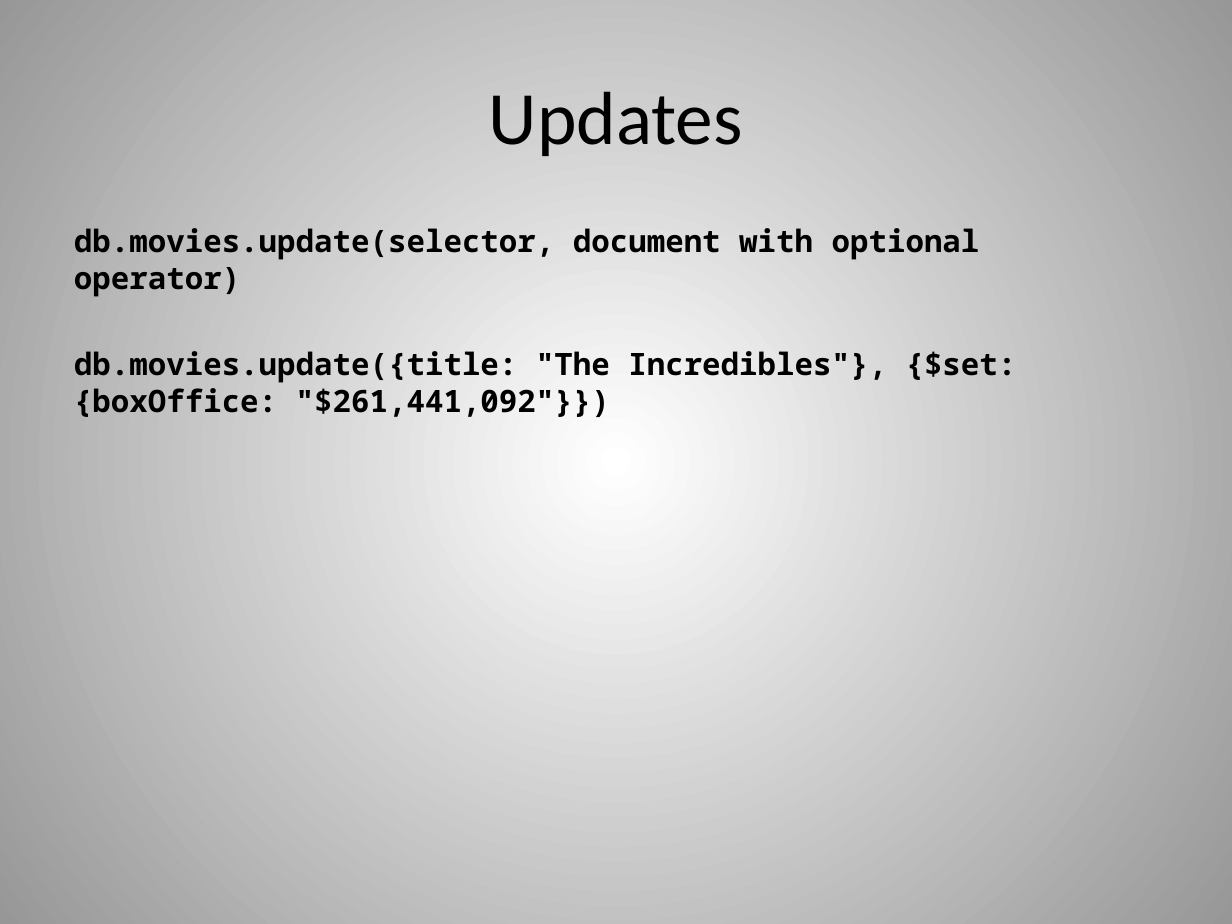
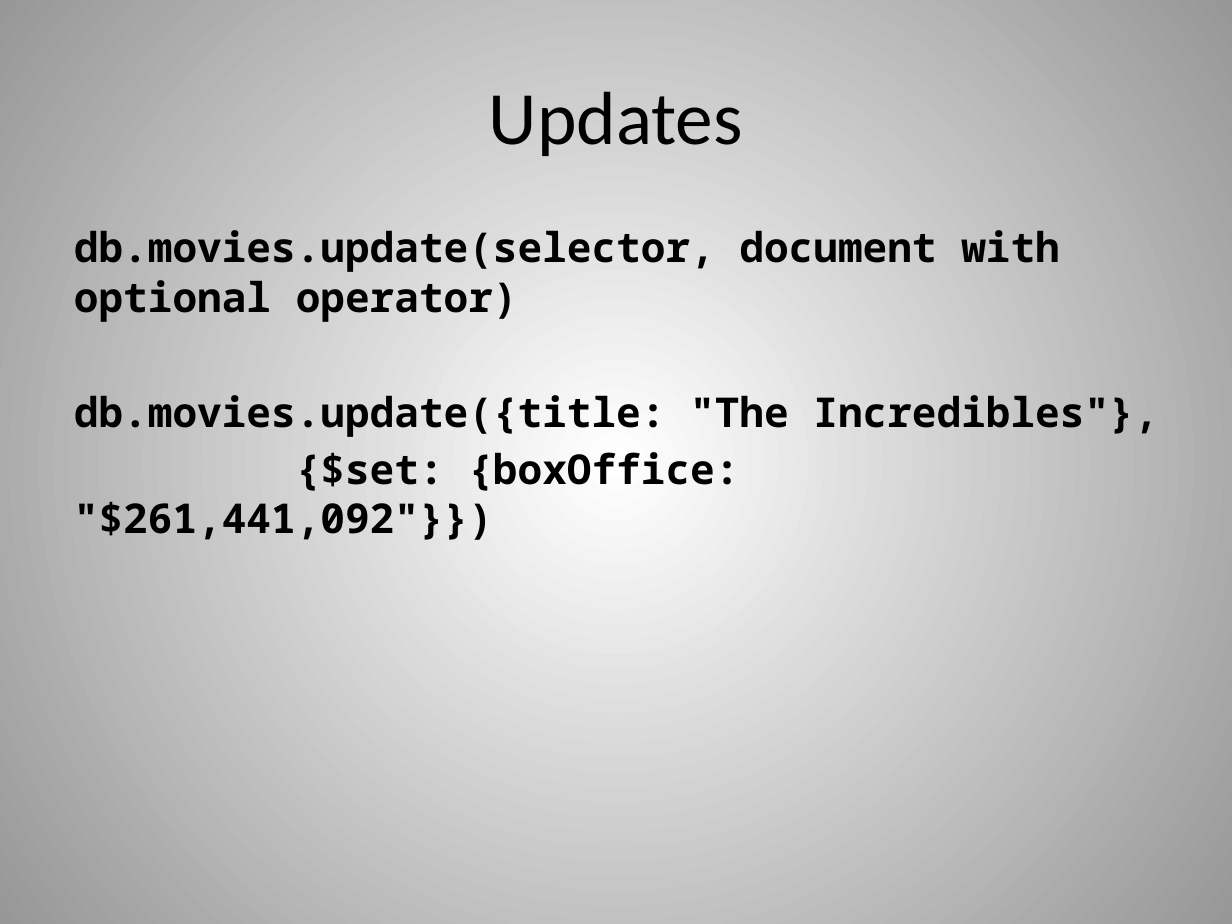
Before and after one commit to dvanvali/mongoDbPresentation, a slide deck: slide 19 of MongoDBChanges.pptx. Drawn at 1232x924 pixels with LibreOffice and Linux fonts; fonts in the diff are those of the drawing. Boxes give left, top, right and bottom in pixels: in the first picture for what was removed or moved away, otherwise in the second. Text is boxed around its words. In the diff, an @@ line names an element or a change of style, - is before the commit and + after.

```diff
--- a/MongoDBChanges.pptx
+++ b/MongoDBChanges.pptx
@@ text at (74,230,1060,322): size 18 to 24 pt in "db.movies.update(selector, document with optional operator)"; more space between paragraphs @@
@@ text at (74,395,1158,540): text changed; size 18 to 24 pt @@
-db.movies.update({title: "The Incredibles"}, {$set: {boxOffice: "$261,441,092"}})
+db.movies.update({title: "The Incredibles"},
+{$set: {boxOffice: "$261,441,092"}})
```
Also in this commit, not shown: 11 other slides changed, 5 slides added, 1 slide removed, 1 other file.
